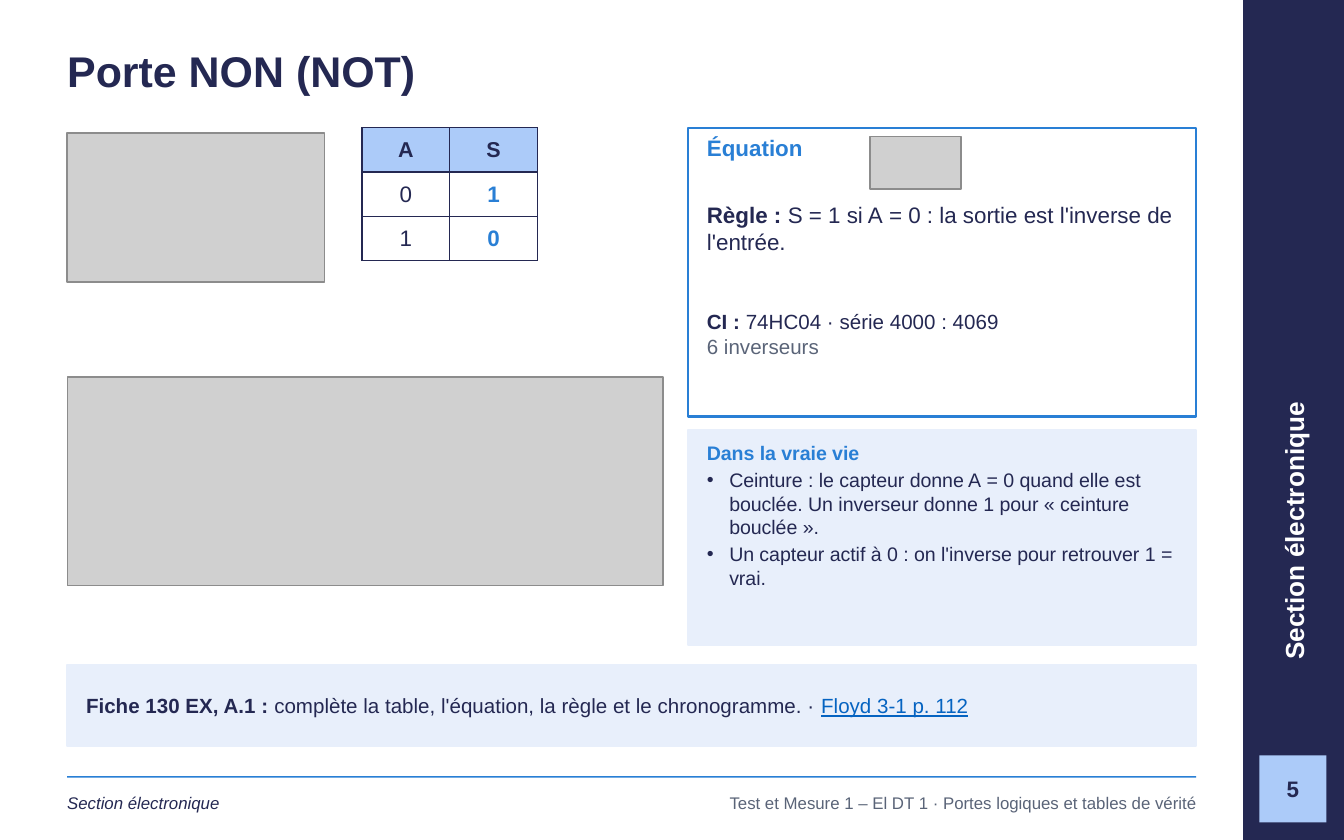
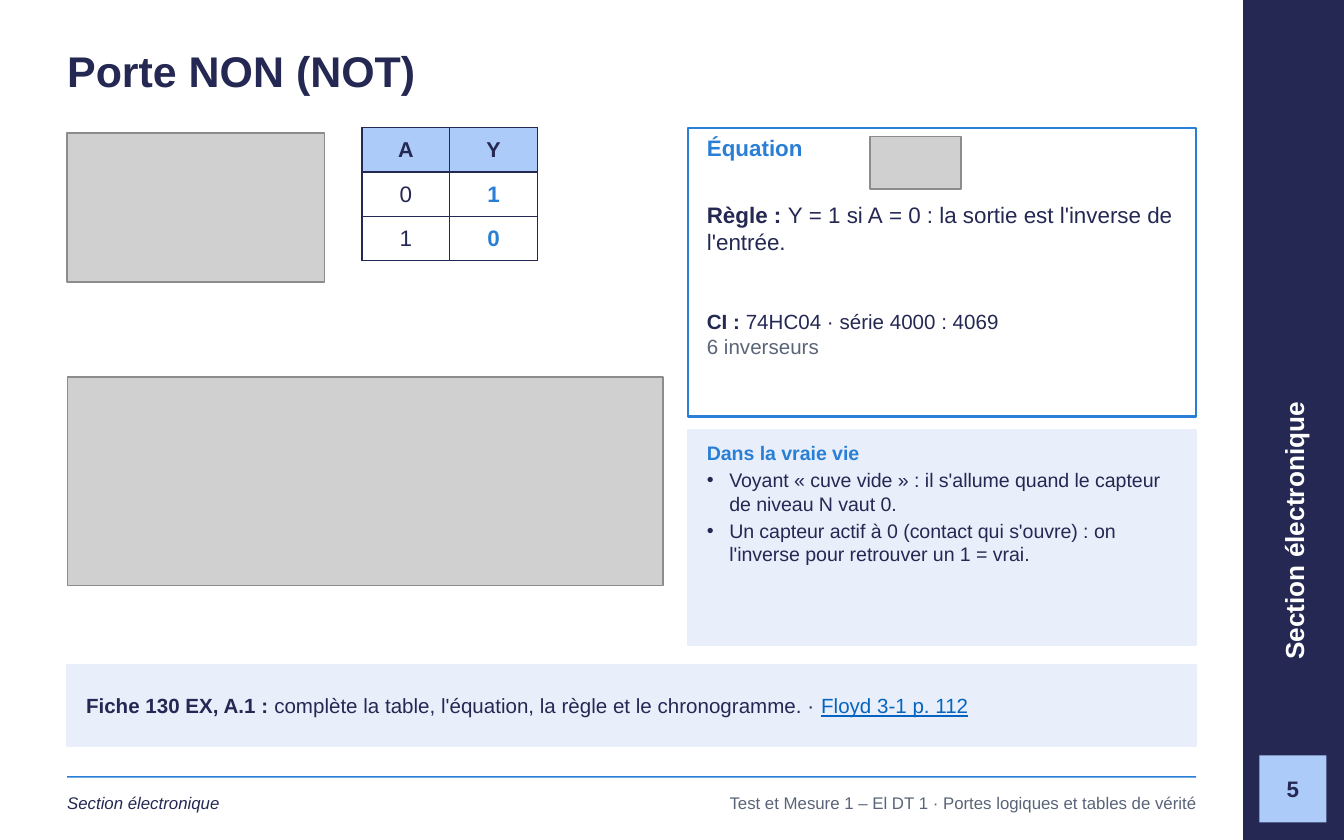
Before and after one commit to GlemoineETML/cours-etml, a slide deck: slide 5 of reference/tm1/semaine-1/120 Portes logiques et tables de vérité.pptx. Drawn at 1344x840 pixels with LibreOffice and Linux fonts; fonts in the diff are those of the drawing; grey boxes stand for pictures; background and template pictures are left out. Boxes give left, top, right and bottom in pixels: in the first picture for what was removed or moved away, otherwise in the second. Text is boxed around its words. In the diff, an @@ line names an element or a change of style, - is before the commit and + after.

```diff
--- a/reference/tm1/semaine-1/120 Portes logiques et tables de vérité.pptx
+++ b/reference/tm1/semaine-1/120 Portes logiques et tables de vérité.pptx
@@ table at <box>362,128,536,262</box> @@
-row 1, column 2: S
+row 1, column 2: Y
@@ text at <box>707,206,1172,251</box>: text changed @@
-Règle : S = 1 si A = 0 : la sortie est l'inverse de l'entrée.
+Règle : Y = 1 si A = 0 : la sortie est l'inverse de l'entrée.
@@ text at <box>729,473,1160,565</box>: text changed @@
-• Ceinture : le capteur donne A = 0 quand elle est bouclée. Un inverseur donne 1 pour « ceinture bouclée ».
-• Un capteur actif à 0 : on l'inverse pour retrouver 1 = vrai.
+• Voyant « cuve vide » : il s'allume quand le capteur de niveau N vaut 0.
+• Un capteur actif à 0 (contact qui s'ouvre) : on l'inverse pour retrouver un 1 = vrai.
```
Also in this commit, not shown: 16 other slides changed, 1 slide removed, 4 other files.
